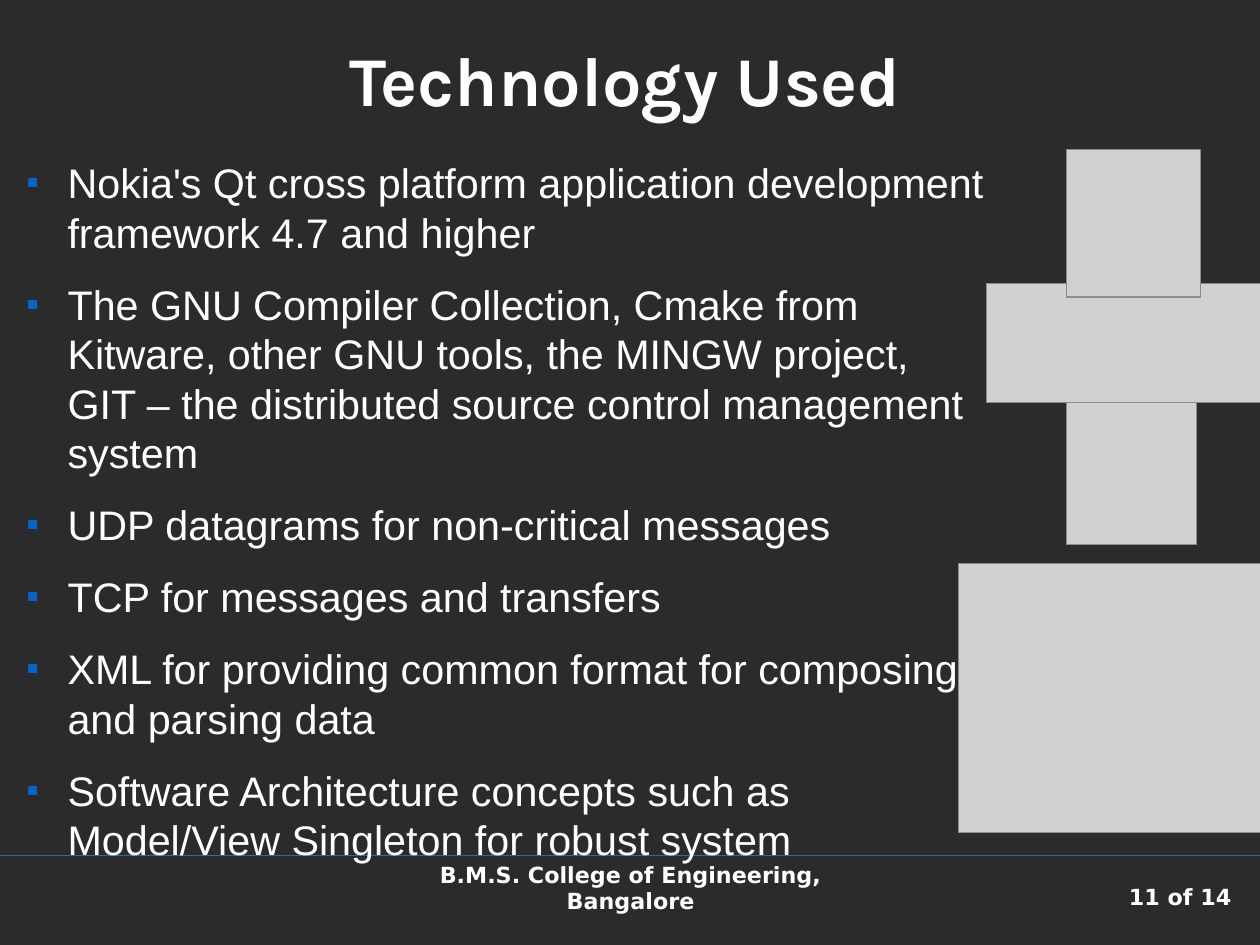
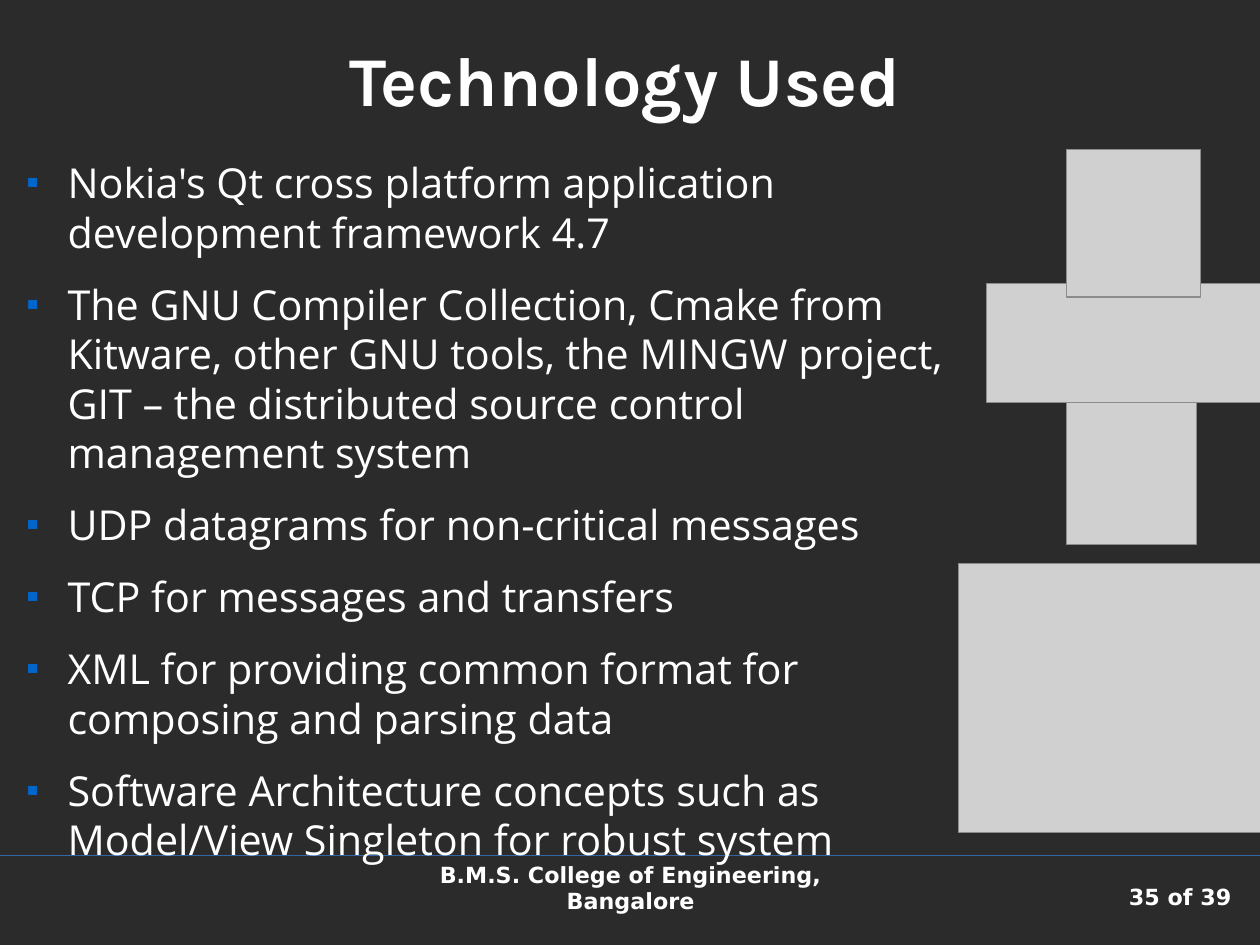
Before and after one commit to shaan7/Kapotah, a slide deck: slide 35 of docs/presentation.odp (slide 11 before the commit). Drawn at 1260x945 pixels with LibreOffice and Linux fonts; fonts in the diff are those of the drawing; grey boxes stand for pictures; background and template pictures are left out; a plain dark background stands for a picture behind light text. Boxes give left, top, right and bottom in pixels: in the first picture for what was removed or moved away, otherwise in the second. Text is boxed around its words. In the diff, an @@ line names an element or a change of style, - is before the commit and + after.

```diff
--- a/docs/presentation.odp
+++ b/docs/presentation.odp
@@ text at box(68, 166, 775, 258): text changed; font Arial to Open Sans @@
-■ Nokia's Qt cross platform application development framework 4.7 and higher
+■ Nokia's Qt cross platform application development framework 4.7
@@ text at box(68, 288, 942, 867): font Arial to Open Sans in "The GNU Compiler Collection, Cmake from Kitware, ...", "UDP datagrams for non-critical messages", "TCP for messages and transfers", "XML for providing common format for composing ..." and 1 more places @@
@@ page number at box(1129, 888, 1231, 906): text changed @@
-11 of 14
+35 of 39
```
Also in this commit, not shown: 6 other slides changed, 31 slides added, 6 slides removed.
